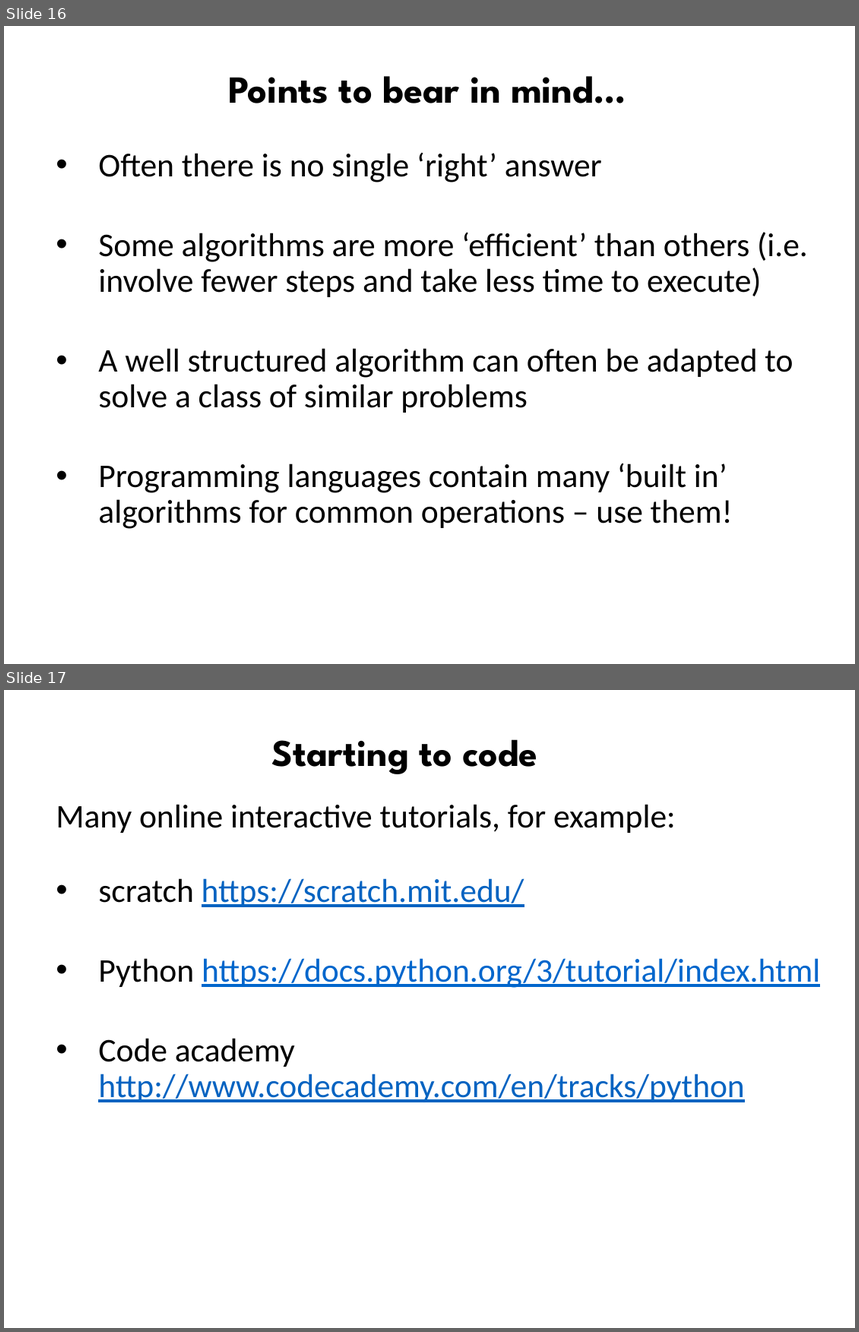
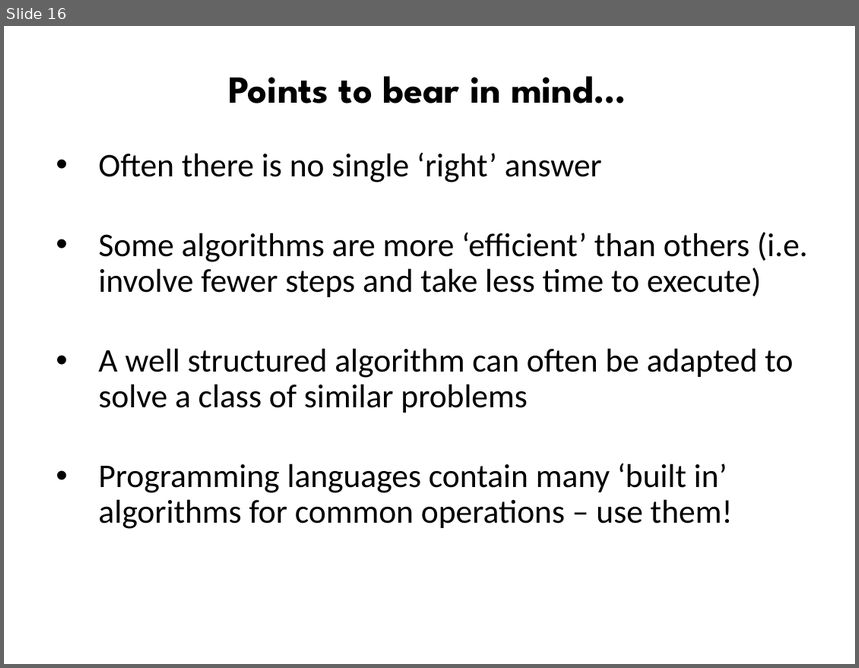
Before and after one commit to ncasuk/ncas-isc, a slide deck: working_practices/Algorithmic_thinking.pptx. Shown one above the other, each under a label of ours: slides 16 and 17 before the commit, slide 16 after it. The pictures are 859x1332 and 859x668 pixels, drawn with LibreOffice and Linux fonts; fonts in the diff are those of the drawing; background and template pictures are left out. Boxes give left, top, right and bottom in pixels: in the first picture for what was removed or moved away, otherwise in the second. Text is boxed around its words. In the diff, an @@ line names an element or a change of style, - is before the commit and + after.

```diff
--- a/working_practices/Algorithmic_thinking.pptx
+++ b/working_practices/Algorithmic_thinking.pptx
@@ slide 17 removed at (x1=4, y1=690, x2=855, y2=1328), background picture (left out) @@
@@ title removed at (x1=272, y1=739, x2=538, y2=774) @@
-Starting to code
@@ text removed at (x1=56, y1=804, x2=820, y2=1103) @@
-Many online interactive tutorials, for example:
-• scratch https://scratch.mit.edu/
-• Python https://docs.python.org/3/tutorial/index.html
-• Code academy http://www.codecademy.com/en/tracks/python
```
Also in this commit, not shown: 6 other files.
